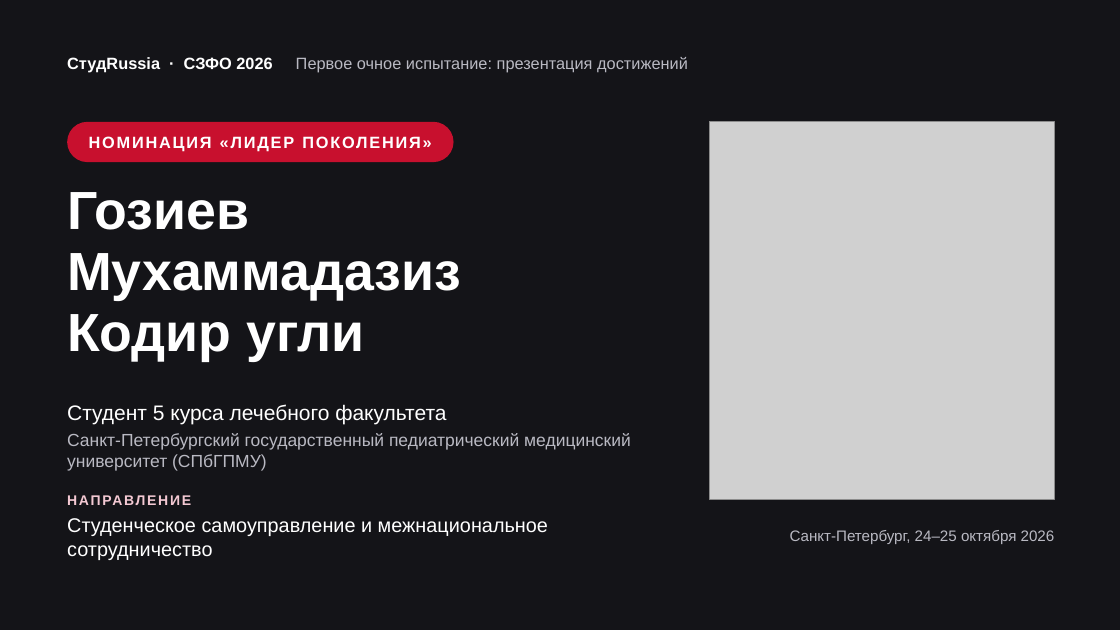
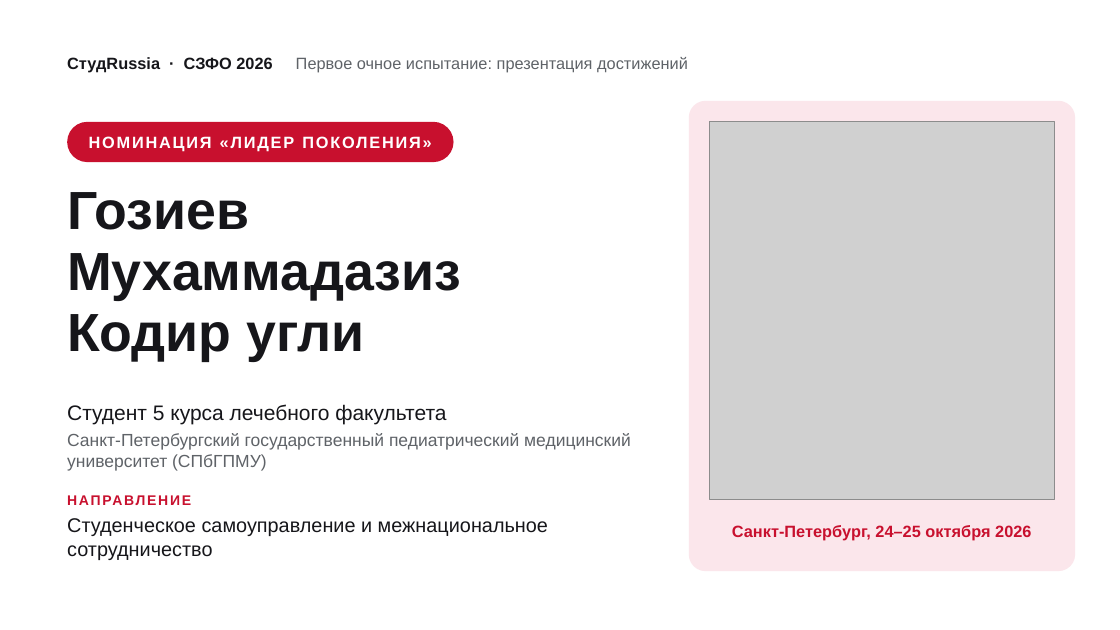
Before and after one commit to Erkin56/wefhjf56, a slide deck: slide 1 of studrussia-2026/Гозиев_Мухаммадазиз_Лидер_поколения.pptx. Drawn at 1120x630 pixels with LibreOffice and Linux fonts; fonts in the diff are those of the drawing; grey boxes stand for pictures. Boxes give left, top, right and bottom in pixels: in the first picture for what was removed or moved away, otherwise in the second. Text is boxed around its words. In the diff, an @@ line names an element or a change of style, - is before the commit and + after.

```diff
--- a/studrussia-2026/Гозиев_Мухаммадазиз_Лидер_поколения.pptx
+++ b/studrussia-2026/Гозиев_Мухаммадазиз_Лидер_поколения.pptx
@@ background #141418 to #FFFFFF @@
@@ text "СтудRussia · СЗФО 2026 Первое ..." at (x1=67, y1=57, x2=688, y2=73): text colour #FFFFFF to #16161A in "СтудRussia · СЗФО 2026"; text colour #B9B9C2 to #5F6368 in "Первое очное испытание: презентация достижений" @@
@@ rounded rectangle added at (x1=689, y1=101, x2=1075, y2=571), fill #FBE6EB @@
@@ text "Гозиев" at (x1=67, y1=192, x2=461, y2=361): text colour #FFFFFF to #16161A @@
@@ text "Студент 5 курса лечебного факультета" at (x1=67, y1=404, x2=631, y2=471): text colour #FFFFFF to #16161A in "Студент 5 курса лечебного факультета"; text colour #B9B9C2 to #5F6368 in "Санкт-Петербургский государственный педиатрический медицинск ..." @@
@@ text "НАПРАВЛЕНИЕ" at (x1=67, y1=518, x2=548, y2=560): text colour #F4C9D3 to #C8102E in "НАПРАВЛЕНИЕ"; text colour #FFFFFF to #16161A in "Студенческое самоуправление и межнациональное сотрудничество" @@
@@ text "Санкт-Петербург, 24–25 октября 2026" moved from (x1=790, y1=530, x2=1055, y2=544) to (x1=732, y1=525, x2=1031, y2=541) @@
@@ text "Санкт-Петербург, 24–25 октября 2026" at (x1=732, y1=525, x2=1031, y2=541): size 13 to 14 pt, text colour #B9B9C2 to #C8102E, bold on; alignment right to centre @@
```
Also in this commit, not shown: 2 other slides changed, 1 slide added, 1 slide removed, 2 other files.
